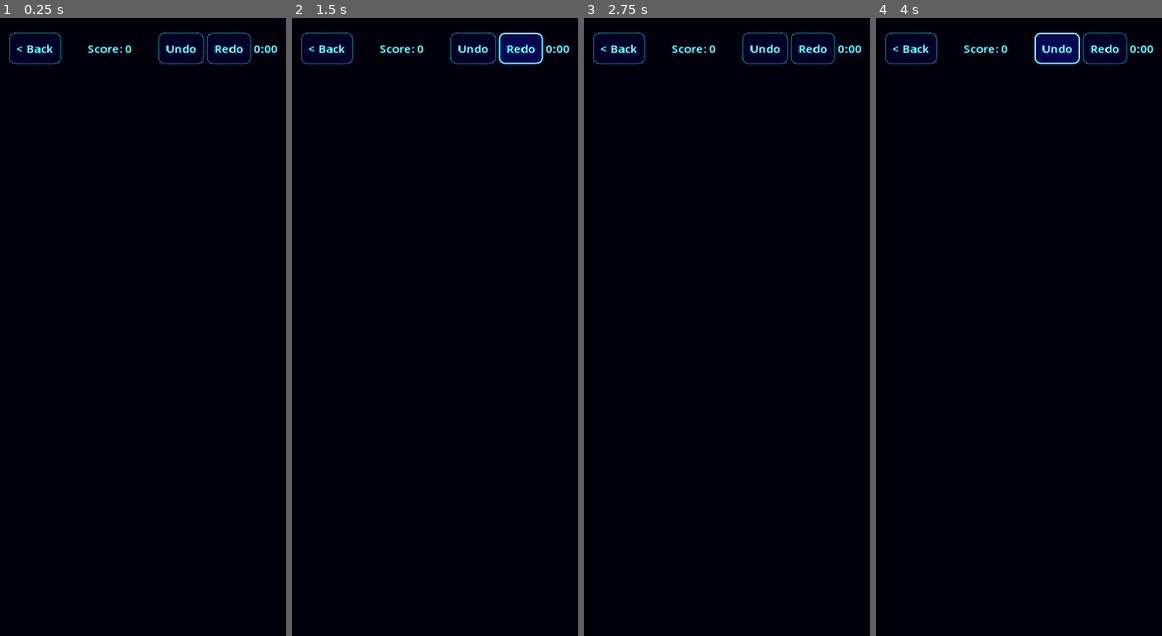
Above: before the commit, frames 1-4 (left to right).
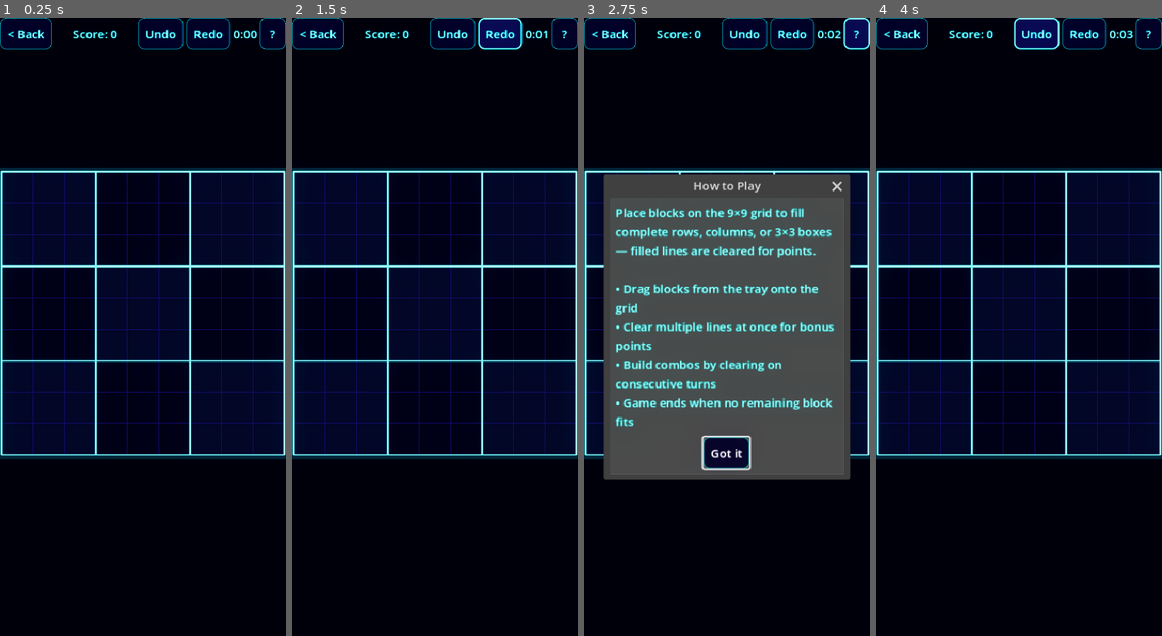
Above: after the commit, the same moments.

Repository: mchambers-mojang/sweet-vinegar-games
Game: Godot game, scene res://scenes/blockudoku_game.tscn
The game is run twice, just before and just after one commit, with the same random seed, the same clock (stepped at 60 frames per second) and the same inputs. This scene is started directly instead of the project's main scene.
Inputs (mouse positions are in pixels of both pictures, inside the frame that each line leads up to):
- Up to frame 1 (0.25 s): no input
- Up to frame 2 (1.5 s): click "Undo" at 0.5 s; click "Redo" at 1.25 s
- Up to frame 3 (2.75 s): click (855, 36) at 2 s, where only the run after the commit has a clickable "?"
- Up to frame 4 (4 s): click (1019, 450) at 2.75 s, where only the run after the commit has a clickable "Got it"; click "Undo" at 3.5 s

The runs differ from the first frame. In frame 1, 33% of the frame differs, in the area x 0-100%, y 0-72%; in frame 2, 33%; in frame 3, 52%, in the area x 0-100%, y 0-75%; in frame 4, 33%.
Error before the commit: Parse Error: Cannot infer the type of "alpha" variable because the value doesn't have a set type. (res://scripts/blockudoku/blockudoku_board.gd:477)

Commit message:
fix: Explicit types for Variant-inferred vars in blockudoku_board
clamp() returns Variant, ternary with untyped array returns Variant.
Use clampf() and explicit type annotations to satisfy Godot's strict
type inference.

Co-authored-by: Copilot <223556219+Copilot@users.noreply.github.com>

Diff:
--- a/scripts/blockudoku/blockudoku_board.gd
+++ b/scripts/blockudoku/blockudoku_board.gd
@@ -469,13 +469,13 @@
 		var sweep_duration := _get_sweep_duration()
 		for i in _clear_anim_cells.size():
 			var clear_anim_pos: Vector2i = _clear_anim_cells[i]
-			var delay := _clear_anim_delays[i] if i < _clear_anim_delays.size() else 0.0
-			var t := clamp((_clear_anim_elapsed - delay) / sweep_duration, 0.0, 1.0)
+			var delay: float = _clear_anim_delays[i] if i < _clear_anim_delays.size() else 0.0
+			var t := clampf((_clear_anim_elapsed - delay) / sweep_duration, 0.0, 1.0)
 			if t >= 1.0:
 				continue
-			var base_color := _clear_anim_colors[i] if i < _clear_anim_colors.size() else tm.get_color("cell_given")
-			var alpha := (1.0 - t)
-			var scale := lerpf(1.0, 0.6, t)
+			var base_color: Color = _clear_anim_colors[i] if i < _clear_anim_colors.size() else tm.get_color("cell_given")
+			var alpha: float = 1.0 - t
+			var scale: float = lerpf(1.0, 0.6, t)
 			var draw_size := Vector2(cell_size, cell_size) * scale
 			var offset := (Vector2(cell_size, cell_size) - draw_size) * 0.5
 			var dissolve_origin := origin + Vector2(clear_anim_pos.x * cell_size, clear_anim_pos.y * cell_size)
